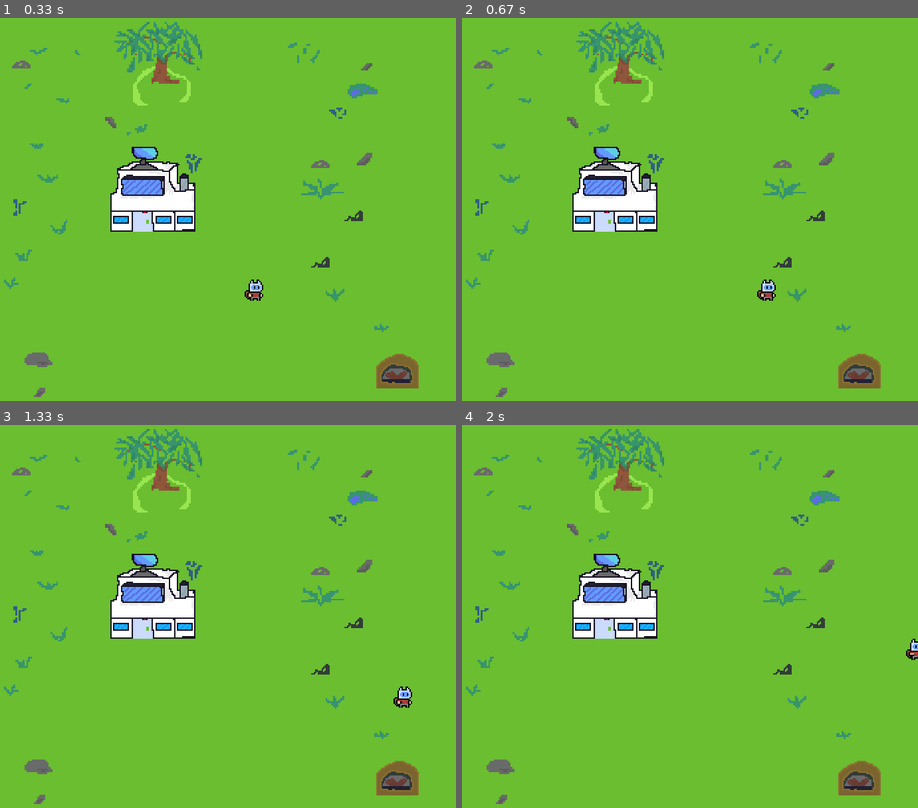
Above: before the commit, frames 1-4 (two rows, left to right).
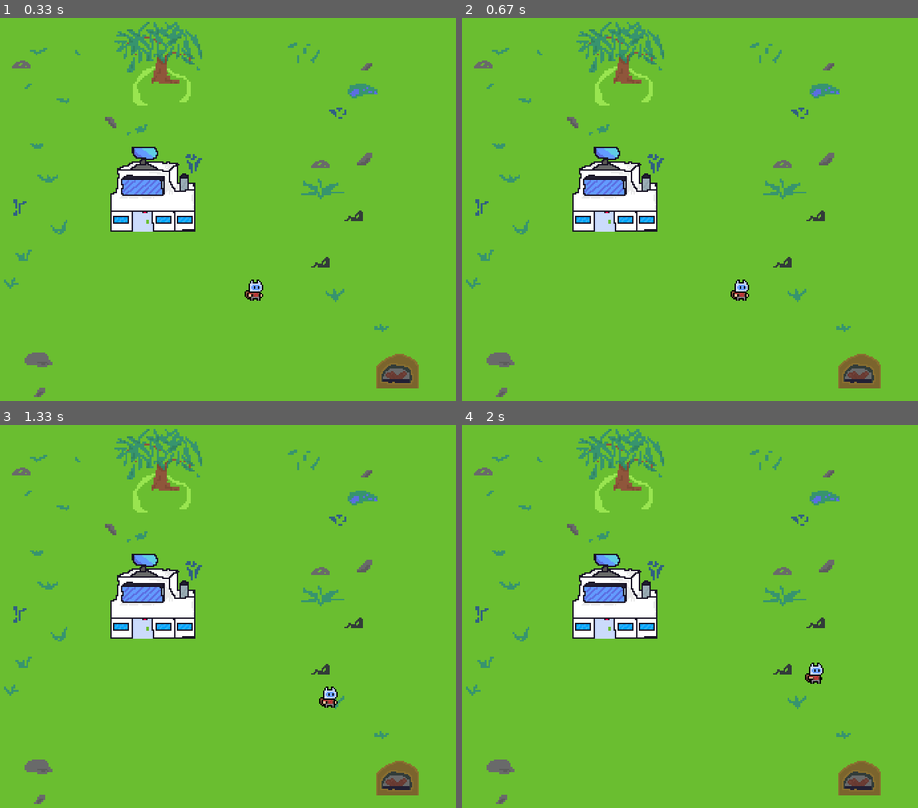
Above: after the commit, the same moments.

Repository: gonhunterx/pygame-factorio-003
Game: pygame game, started from game.py
Same seed, same stepped clock (60 frames per second), same inputs: the game is played once before the commit and once after it.
Inputs (mouse positions are in pixels of both pictures, inside the frame that each line leads up to):
- Up to frame 1 (0.33 s): no input
- Up to frame 2 (0.67 s): hold F from 0.33 s (still down); hold D from 0.33 s (still down); move the mouse to (662, 274) at 0.37 s
- Up to frame 3 (1.33 s): release F at 0.8 s; release D at 0.8 s; hold D 0.83-1.3 s
- Up to frame 4 (2 s): hold W 1.33-1.63 s; hold D from 1.67 s (still down)

Frame 1 is identical in both runs. In frame 2, 0.3% of the frame differs, in the area x 58-69%, y 68-74%; in frame 3, 0.3%; in frame 4, 0.3%.

Commit message:
update furnace

Diff:
--- a/components/furnace.py
+++ b/components/furnace.py
@@ -1,4 +1,5 @@
 import pygame as py
+from settings import *
 
 class Furnace(py.sprite.Sprite):
     def __init__(self):
@@ -10,3 +11,11 @@
         self.amount_of_coal = 0
         self.amount_of_iron_ore = 0
         self.amount_of_iron_bar = 0
+        self.last_process_time = 0
+
+    def process_resources(self):
+        current_time = py.time.get_ticks()
+        if current_time - self.last_process_time >= MINE_DELAY:
+            self.amount_of_coal -= 1
+            self.amount_of_iron_ore -= 1
+            self.amount_of_iron_bar += 1
--- a/components/items.py
+++ b/components/items.py
@@ -30,9 +30,13 @@
             # right now they can just stay there even if empty
             return None
 
-class IronBar(py.sprite.Sprite):
+class IronBar(Item, py.sprite.Sprite):
     def __init__(self):
-        Item.__init__(self, 'Iron bar')
+        Item.__init__(self, 'Iron-bar')
+        self.image = py.transform.scale(py.image.load("assets/iron-bar.png").convert(), (32, 32))
+        self.image.set_colorkey((0,0,0))
+        self.rect = self.image.get_rect()
+
 
 class rawIronOre(Item, py.sprite.Sprite):
     def __init__(self):
--- a/components/player.py
+++ b/components/player.py
@@ -22,6 +22,9 @@
         self.message_log = MessageLog()
         self.last_mine_time = 0
         self.prev_pos = self.pos
+        self.is_mining = False
+        self.miner_timer = 0
+        self.mine_speed = 2
 
         # mining animation
         self.pickaxe_sprite_sheet = py.image.load("assets/swing_pick.png").convert_alpha()
@@ -80,6 +83,7 @@
         self.rect.topleft = self.pos
         self.current_frame = (self.current_frame + 1) % len(self.frames)
 
+    # mining animation
     def mine(self):
         self.current_mining_frame = (self.current_mining_frame + 1) % len(self.pickaxe_frames)
         self.current_image = self.pickaxe_frames[self.current_mining_frame]
@@ -95,8 +99,14 @@
 
 
     # INTERACTIONS WITH OBJECTS
-    def update(self, buildings, resources, furnace):
+    def update(self, buildings, resources, furnace, delta_time):
         self.user_input()
+
+        if self.is_mining:
+            self.miner_timer += delta_time
+            while self.miner_timer >1 / self.mine_speed:
+                self.mine()
+                self.miner_timer -= 1 / self.mine_speed
     # COLLISION
 
 
@@ -121,4 +131,5 @@
             self.velocity_y = 0
 
 
+
         self.move()
--- a/game.py
+++ b/game.py
@@ -3,7 +3,7 @@
 from components.messageLog import MessageLog
 from settings import *
 from components.player import Player
-from components.items import IronOre
+from components.items import IronOre, IronBar
 from components.items import CoalVein
 from components.factory import Factory
 from components.furnace import Furnace
@@ -36,18 +36,23 @@
 coal_vein_group = py.sprite.Group()
 buildings_group = py.sprite.Group()
 furnace_group = py.sprite.Group()
+processed_resources_group = py.sprite.Group()
 
 # Creating instances of resources and adding them to the groups
 iron_ore1 = IronOre()
 iron_ore2 = IronOre()
 coal_vein1 = CoalVein()
 coal_vein2 = CoalVein()
+iron_bar = IronBar()
 
 all_resources.add(iron_ore1, iron_ore2, coal_vein1, coal_vein2)
 iron_ore_group.add(iron_ore1, iron_ore2)
 coal_vein_group.add(coal_vein1, coal_vein2)
 buildings_group.add(factory)
 furnace_group.add(furnace)
+
+processed_resources_group.add(iron_bar)
+
 # Positioning resources
 iron_ore1.rect.topleft = (50, 50)
 iron_ore2.rect.topleft = (500, 200)
@@ -56,6 +61,7 @@
 
 while True:
 
+    delta_time = clock.tick(FPS) / 1000.0
     keys = py.key.get_pressed()
     cursor_pos = py.mouse.get_pos()
     for event in py.event.get():
@@ -64,6 +70,7 @@
             exit()
 
     if keys[py.K_f]:
+        player.is_mining = True
         current_time = py.time.get_ticks()
         if current_time - player.last_mine_time >= MINE_DELAY:
             collided_sprites = py.sprite.spritecollide(player, all_resources, False)
@@ -82,6 +89,13 @@
                         player.inventory.add_item(rawIron)
             player.last_mine_time = current_time
 
+    # furnace logic
+    if furnace.amount_of_coal and furnace.amount_of_iron_ore > 0:
+        for _ in range(furnace.amount_of_iron_ore):
+            furnace.process_resources()
+            print(f"iron bars:  {furnace.amount_of_iron_bar}")
+            player.inventory.add_item(iron_bar)
+
     if keys[py.K_e]:
         current_time = py.time.get_ticks()
         if current_time - player.last_mine_time >= MINE_DELAY:
@@ -98,8 +112,8 @@
                     player.inventory.remove_item('Coal', quantity=coal_count)
                     player.inventory.remove_item('rawIronOre', quantity=iron_ore_count)
 
-                    print(furnace.amount_of_coal)
-                    print(furnace.amount_of_iron_ore)
+                    # print(furnace.amount_of_coal)
+                    # print(furnace.amount_of_iron_ore)
 
             player.last_mine_time = current_time
     # if player.rect.colliderect(factory.rect):
@@ -133,7 +147,7 @@
 
 
     player.inventory.draw(window)
-    player.update(buildings_group, all_resources, furnace_group)
+    player.update(buildings_group, all_resources, furnace_group, delta_time)
 
     py.display.update()
     clock.tick(FPS)
